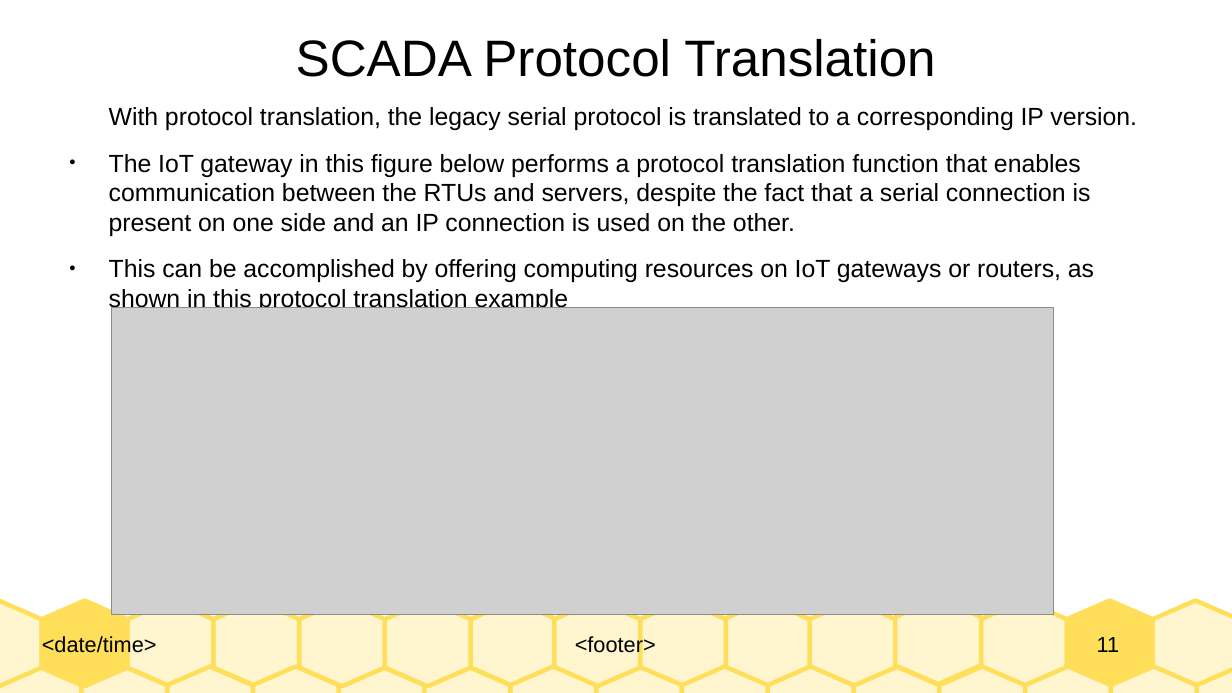
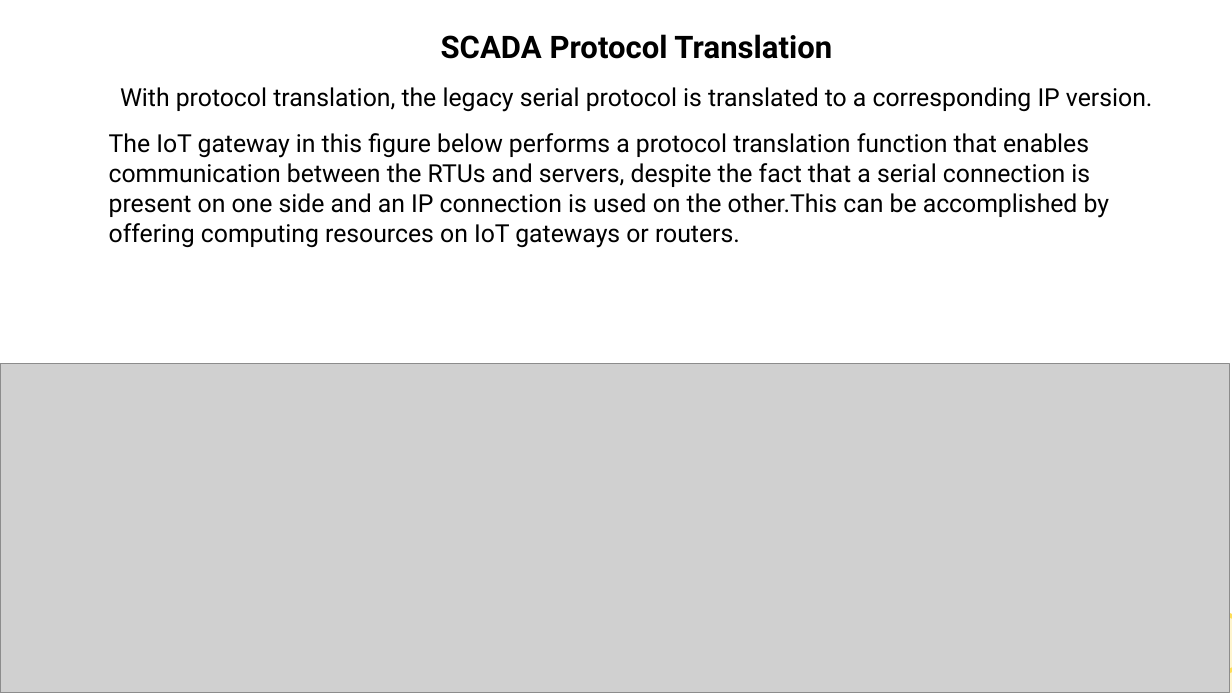
Before and after one commit to Dihfahsih1/Masters-Software-Engineering, a slide deck: slide 12 of yr-sem1/IoT/chapter-6-slides.odp (slide 11 before the commit). Drawn at 1232x693 pixels with LibreOffice and Linux fonts; fonts in the diff are those of the drawing; grey boxes stand for pictures. Boxes give left, top, right and bottom in pixels: in the first picture for what was removed or moved away, otherwise in the second. Text is boxed around its words. In the diff, an @@ line names an element or a change of style, - is before the commit and + after.

```diff
--- a/yr-sem1/IoT/chapter-6-slides.odp
+++ b/yr-sem1/IoT/chapter-6-slides.odp
@@ text "SCADA Protocol Translation" moved from (x1=109, y1=107, x2=1137, y2=313) to (x1=109, y1=34, x2=1153, y2=248) @@
@@ title removed at (x1=296, y1=39, x2=935, y2=77) @@
-SCADA Protocol Translation
@@ text at (x1=441, y1=34, x2=832, y2=59): paragraph added @@
+SCADA Protocol Translation
@@ text at (x1=120, y1=87, x2=1153, y2=112): font Arial to Roboto in "With protocol translation, the legacy serial protocol ..."; alignment left to centre @@
@@ text at (x1=109, y1=133, x2=1110, y2=248): text changed; font Arial to Roboto @@
-● The IoT gateway in this figure below performs a protocol translation function that enables communication between the RTUs and servers, despite the fact that a serial connection is present on one side and an IP connection is used on the other.
-● This can be accomplished by offering computing resources on IoT gateways or routers, as shown in this protocol translation example
+The IoT gateway in this figure below performs a protocol translation function that enables communication between the RTUs and servers, despite the fact that a serial connection is present on one side and an IP connection is used on the other.This can be accomplished by offering computing resources on IoT gateways or routers.
@@ picture resized from (x1=112, y1=307, x2=1054, y2=615) to (x1=0, y1=363, x2=1230, y2=693) @@
@@ group removed at (x1=41, y1=598, x2=1154, y2=686): 13 freeform shapes @@
@@ text removed at (x1=42, y1=634, x2=157, y2=656) @@
-<date/time>
@@ text removed at (x1=575, y1=635, x2=656, y2=657) @@
-<footer>
@@ page number removed at (x1=1097, y1=637, x2=1120, y2=652) @@
-11
```
Also in this commit, not shown: 11 other slides changed, 6 slides added, 1 slide removed, 7 other files.
